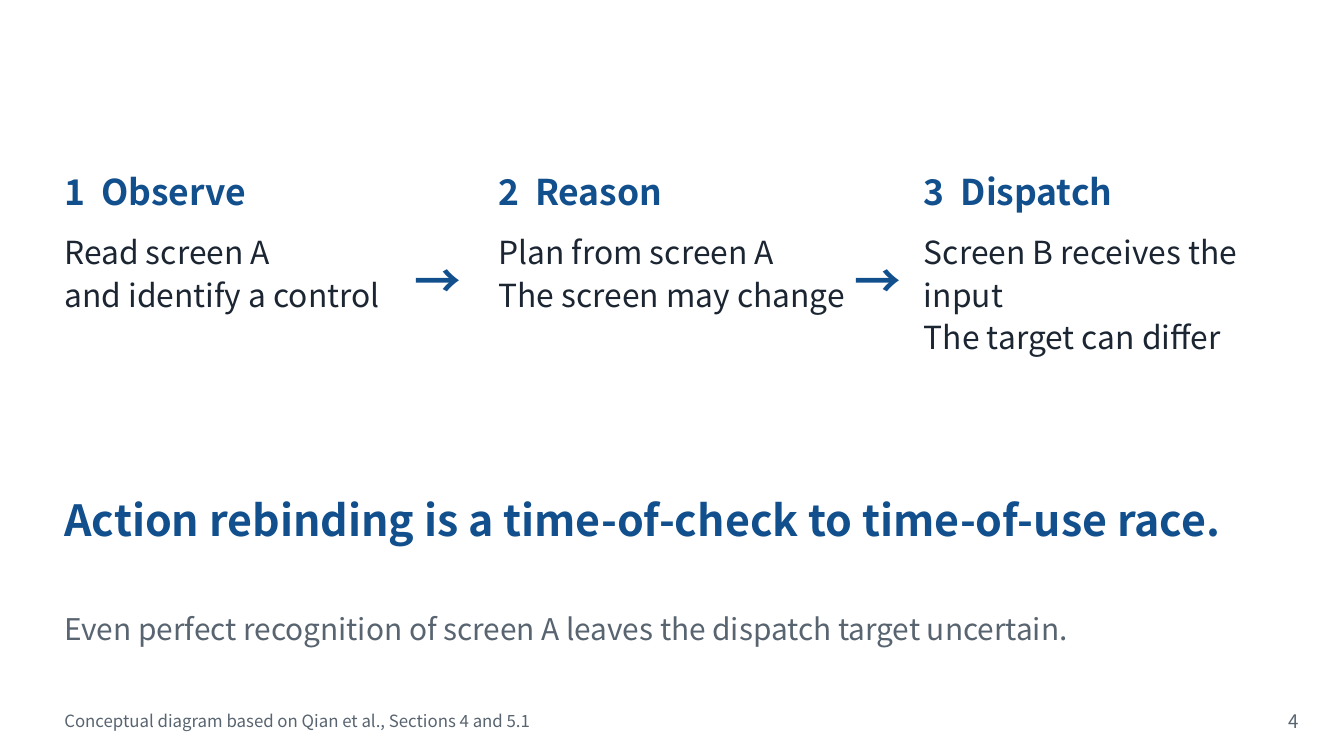
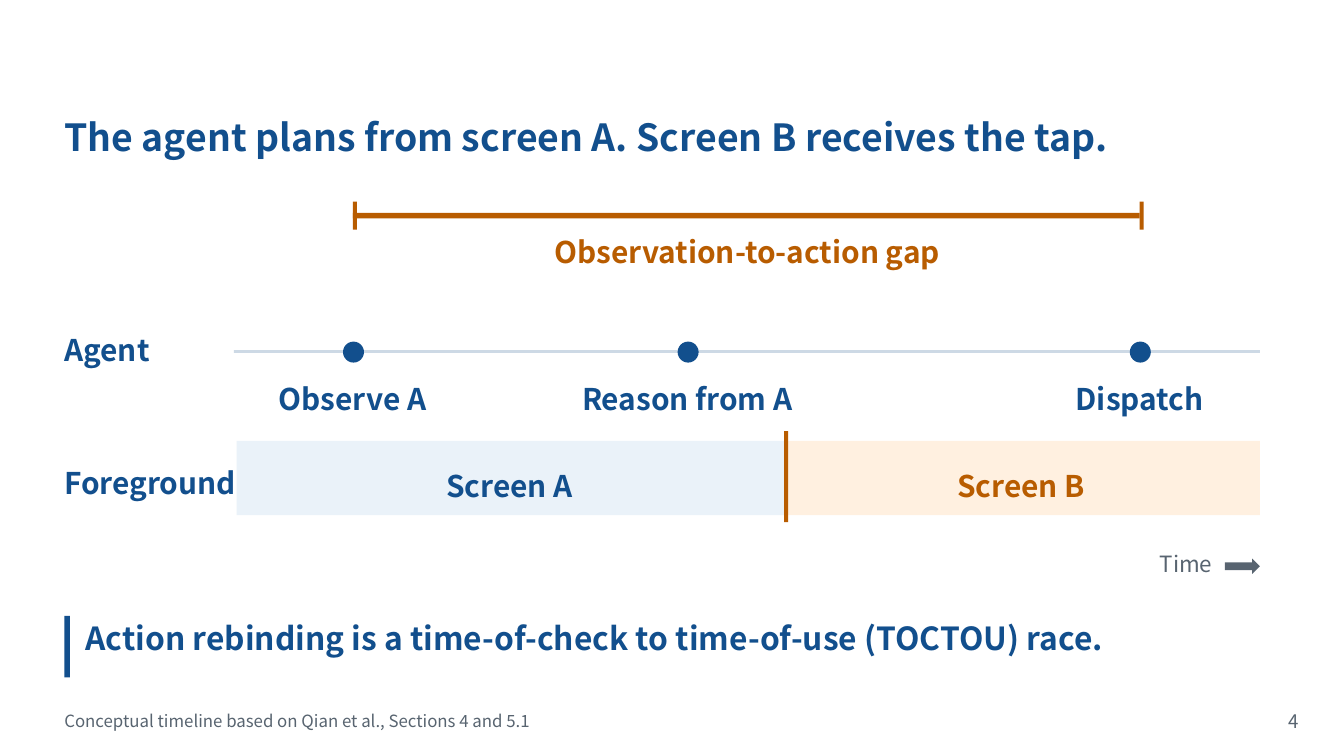
Before and after one commit to Novakru/ZJU-assignment-reports, a slide deck: slide 4 of submission/presentation.pptx. Drawn at 1344x756 pixels with LibreOffice and Linux fonts; fonts in the diff are those of the drawing; background and template pictures are left out. Boxes give left, top, right and bottom in pixels: in the first picture for what was removed or moved away, otherwise in the second. Text is boxed around its words. In the diff, an @@ line names an element or a change of style, - is before the commit and + after.

Commit message:
Teach Mind the Gap with diagrams and editable charts

```diff
--- a/submission/presentation.pptx
+++ b/submission/presentation.pptx
@@ text added at [64,120,1107,160], 20 pt, text #124F8D, bold @@
+The agent plans from screen A. Screen B receives the tap.
@@ text removed at [64,176,245,206] @@
-1 Observe
@@ text removed at [498,178,662,206] @@
-2 Reason
@@ rectangle added at [352,202,356,230], fill #B85C00 @@
@@ rectangle added at [1140,202,1144,230], fill #B85C00 @@
@@ text removed at [64,238,380,315] @@
-Read screen A
-and identify a control
@@ rectangle added at [352,212,1138,218], fill #B85C00 @@
@@ text removed at [498,238,845,315] @@
-Plan from screen A
-The screen may change
@@ text added at [555,238,940,271], 16 pt, text #B85C00, bold @@
+Observation-to-action gap
@@ text removed at [924,238,1237,357] @@
-Screen B receives the input
-The target can differ
@@ text removed at [414,245,484,314] @@
-→
@@ text removed at [853,245,923,314] @@
-→
@@ text added at [64,339,149,369], 16 pt, text #124F8D, bold @@
+Agent
@@ rectangle added at [234,349,1261,352], fill #CDD9E5 @@
@@ ellipse added at [343,341,364,363], fill #124F8D @@
@@ ellipse added at [677,341,699,363], fill #124F8D @@
@@ ellipse added at [1130,341,1152,363], fill #124F8D @@
@@ text added at [279,386,426,411], 16 pt, text #124F8D, bold @@
+Observe A
@@ text added at [582,385,792,411], 16 pt, text #124F8D, bold @@
+Reason from A
@@ text at [1076,386,1204,417]: text changed; size 19 to 16 pt @@
-3 Dispatch
+Dispatch
@@ rectangle added at [237,441,784,515], fill #EAF2F9 @@
@@ rectangle added at [784,441,1259,515], fill #FFF0E0 @@
@@ rectangle added at [784,431,788,523], fill #B85C00 @@
@@ text added at [64,470,235,502], 16 pt, text #124F8D, bold @@
+Foreground
@@ text added at [446,474,573,498], 16 pt, text #124F8D, bold @@
+Screen A
@@ text added at [957,474,1085,498], 16 pt, text #B85C00, bold @@
+Screen B
@@ text added at [1160,555,1213,572], 12 pt, text #586470 @@
+Time
@@ right arrow added at [1224,559,1259,574], fill #586470 @@
@@ text removed at [64,616,1068,648] @@
-Even perfect recognition of screen A leaves the dispatch target uncertain.
@@ rectangle added at [65,616,70,677], fill #124F8D @@
@@ text at [85,623,1103,658]: text changed; size 23 to 17 pt @@
-Action rebinding is a time-of-check to time-of-use race.
+Action rebinding is a time-of-check to time-of-use (TOCTOU) race.
@@ text at [64,713,529,731]: text changed @@
-Conceptual diagram based on Qian et al., Sections 4 and 5.1
+Conceptual timeline based on Qian et al., Sections 4 and 5.1
```
Also in this commit, not shown: 4 other slides changed, 2 slides added, 2 slides removed, 14 other files.
